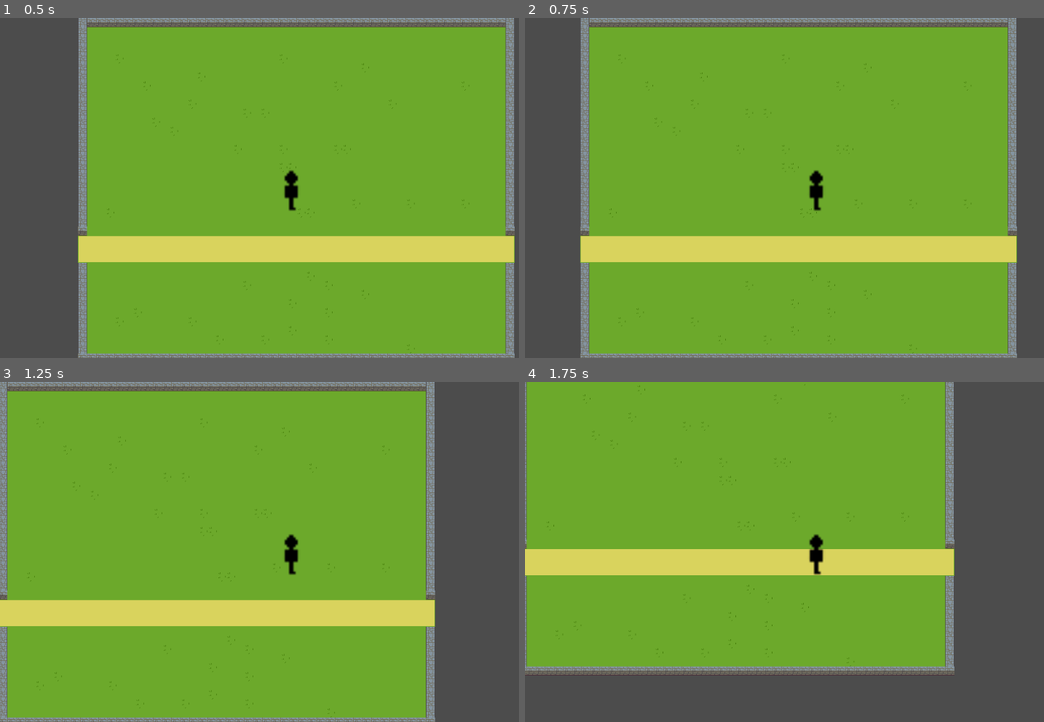
Above: before the commit, frames 1-4 (two rows, left to right).
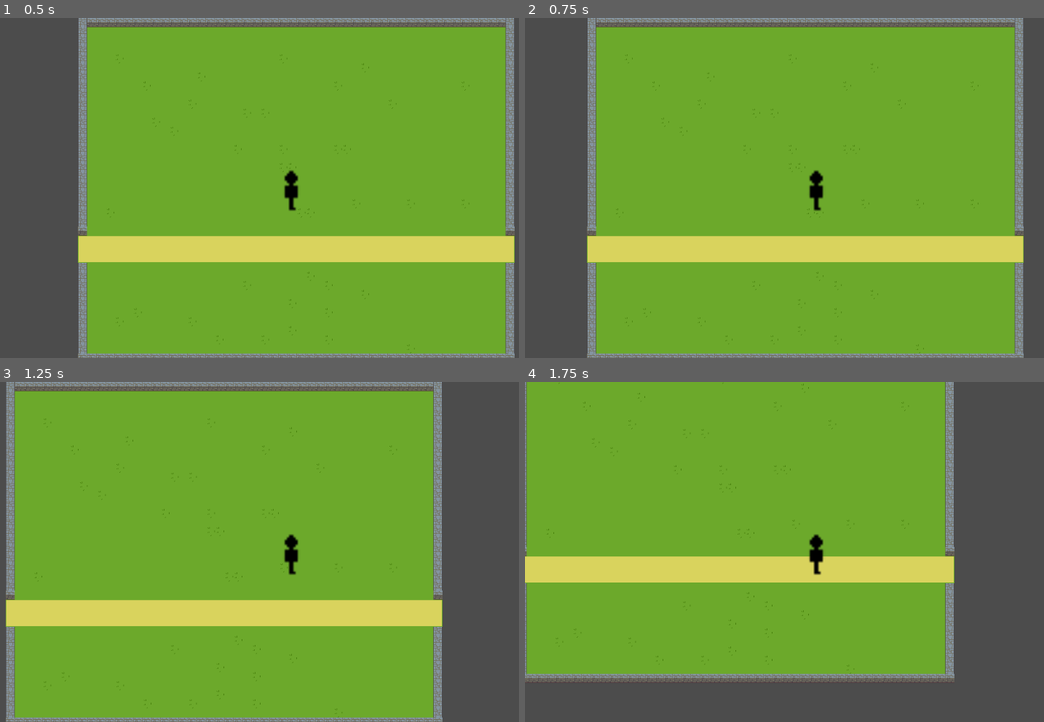
Above: after the commit, the same moments.

Repository: Narpas-Sword/It-s-a-Thing
Game: Godot game, scene res://player_move.tscn
Same seed, same stepped clock (60 frames per second), same inputs: the game is played once before the commit and once after it.
Inputs:
- Up to frame 1 (0.5 s): no input
- Up to frame 2 (0.75 s): tap Enter at 0.5 s; hold D (right) from 0.53 s (still down)
- Up to frame 3 (1.25 s): keep holding D (right)
- Up to frame 4 (1.75 s): release D (right) at 1.28 s; hold S (down) from 1.28 s (still down)

Frame 1 is identical in both runs. In frame 2, 6.5% of the frame differs, in the area x 10-97%, y 0-100%; in frame 3, 6.5%; in frame 4, 7.5%, in the area x 0-83%, y 0-89%.

Commit message:
Added momentum to movement
Also some documentation

Diff:
--- a/thing/KinematicBody2D.gd
+++ b/thing/KinematicBody2D.gd
@@ -1,15 +1,22 @@
 extends KinematicBody2D
 
-var speed = 200
+# The player's movement speed in units per second. Set this instead of speed
+var movespeed = 200
+var speed = movespeed*60 # Multiplies the speed per second by 60 frames per second
 
-var Move_direction = Vector2(0,0)
+# Value between 0 and 1. Newton's first law; determines how fast the player's velocity changes. 0 means instantly, 1 means never
+var inertia = 0.8
+
+# Vectors for us to do math on
+var velocity = Vector2(0, 0)
+var move_direction = Vector2(0,0)
 
 func _ready():
 	pass
 
 func _physics_process(delta):
-	Move_direction.x = -Input.get_action_strength('left') + Input.get_action_strength('right')
-	Move_direction.y = +Input.get_action_strength('down') - Input.get_action_strength('up')
+	move_direction.x = -Input.get_action_strength('left') + Input.get_action_strength('right')
+	move_direction.y = +Input.get_action_strength('down') - Input.get_action_strength('up')
 
-	var velocity = Move_direction.normalized() * speed
+	velocity = velocity.linear_interpolate(move_direction.normalized() * speed * delta, 1 - inertia)
 	velocity = move_and_slide(velocity)
